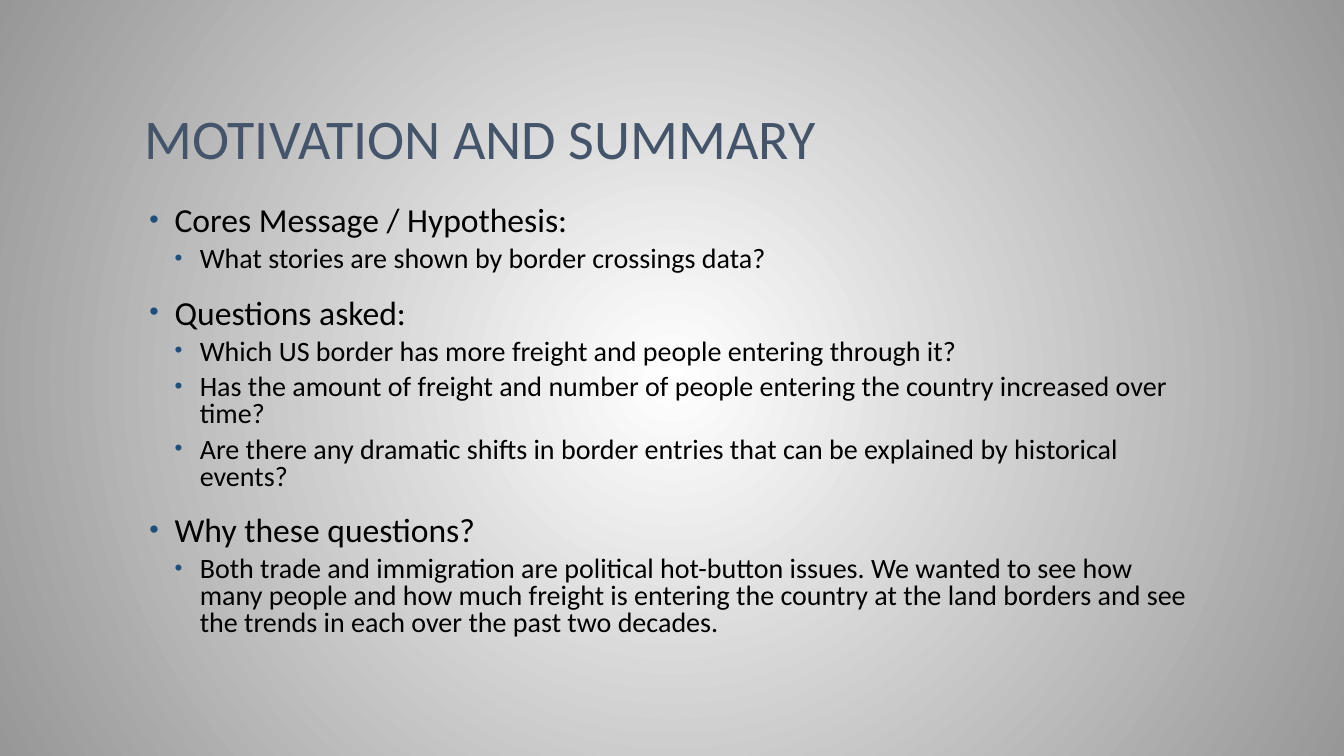
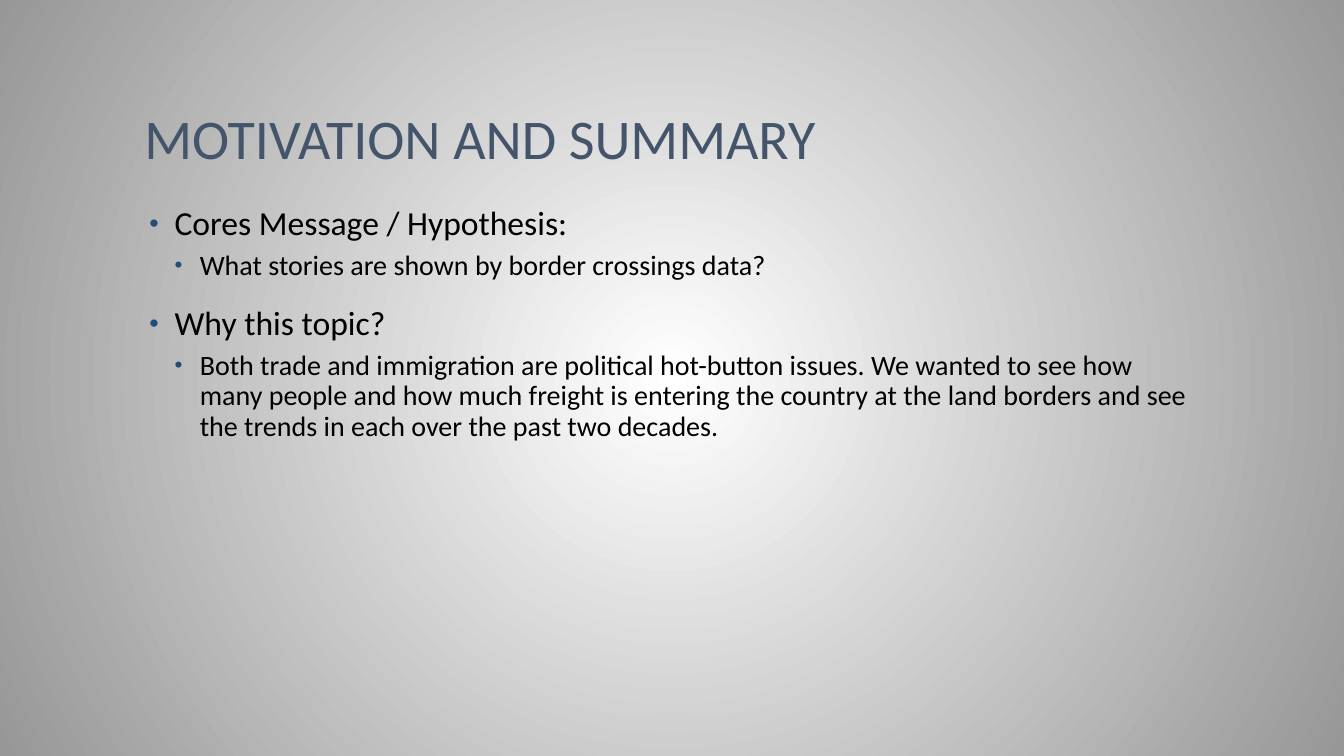
Before and after one commit to philipayazi/Project1_BorderEntries, a slide deck: slide 2 of Border entries x Trade.pptx. Drawn at 1344x756 pixels with LibreOffice and Linux fonts; fonts in the diff are those of the drawing. Boxes give left, top, right and bottom in pixels: in the first picture for what was removed or moved away, otherwise in the second. Text is boxed around its words. In the diff, an @@ line names an element or a change of style, - is before the commit and + after.

Commit message:
presentation

```diff
--- a/Border entries x Trade.pptx
+++ b/Border entries x Trade.pptx
@@ text at (175, 211, 1186, 441): line spacing 0.8 to 0.9 @@
@@ text at (175, 311, 386, 341): text changed; size 20 to 24 pt @@
-• Questions asked:
-  • Which US border has more freight and people entering through it?
-  • Has the amount of freight and number of people entering the country increased over time?
-  • Are there any dramatic shifts in border entries that can be explained by historical events?
-• Why these questions?
+• Why this topic?
```
Also in this commit, not shown: 3 other slides changed, 5 slides added, 3 slides removed.
